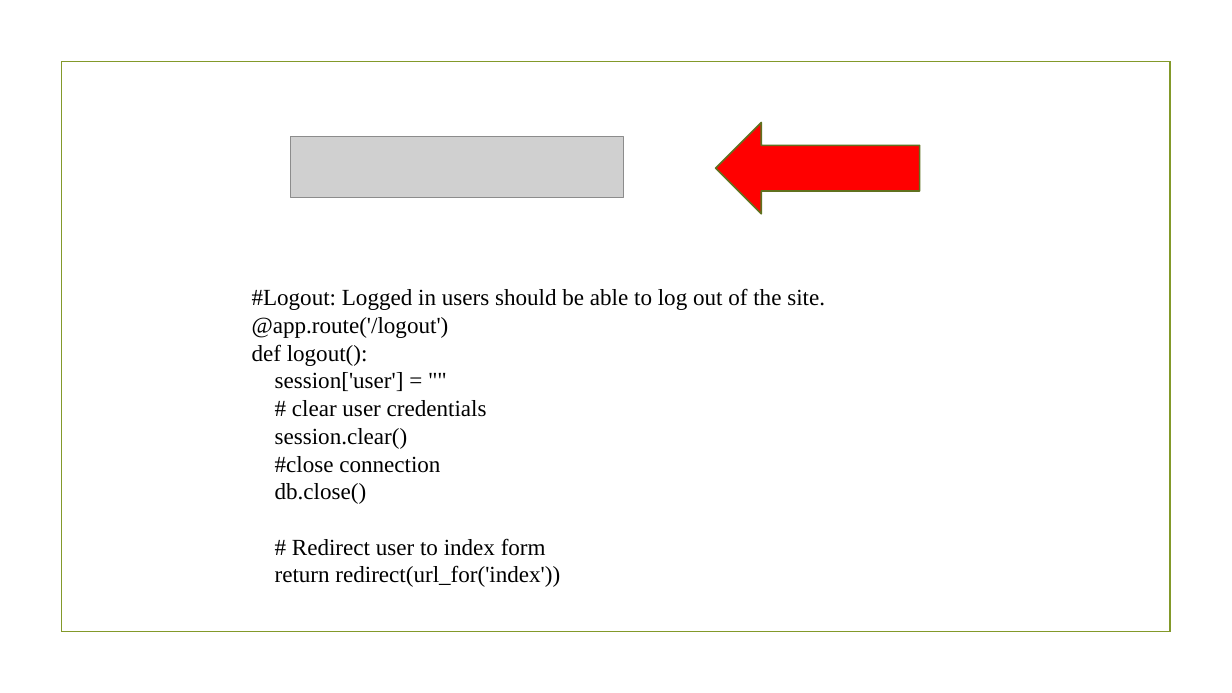
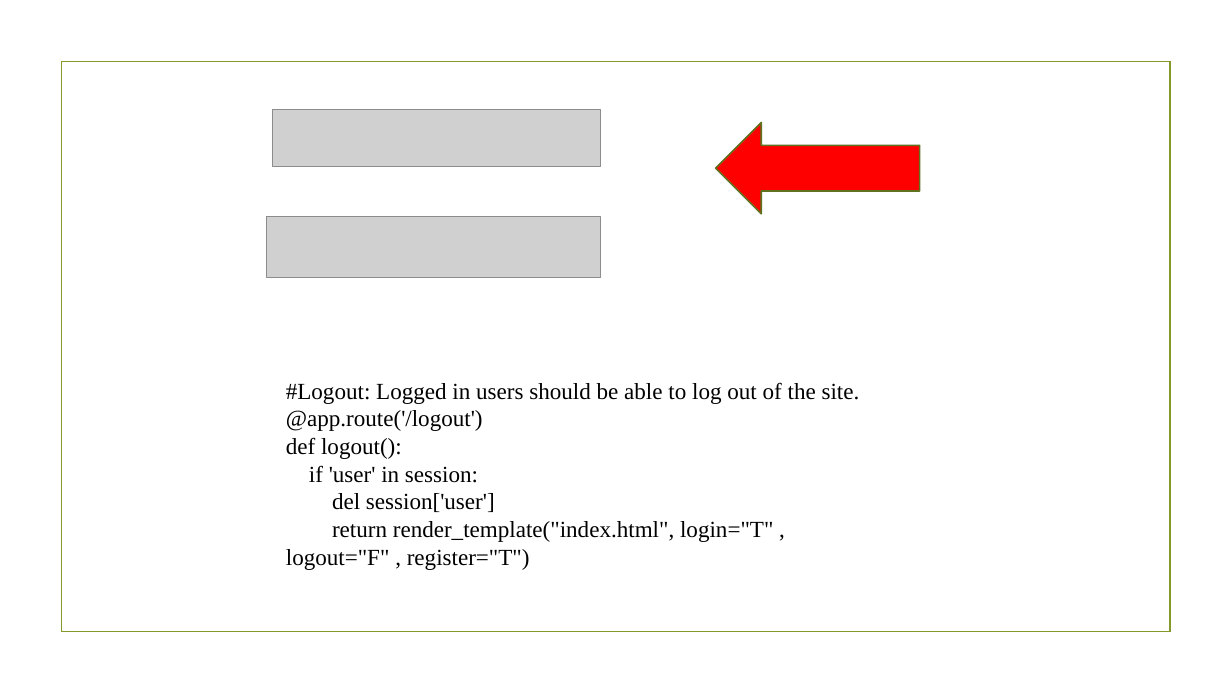
Before and after one commit to gracebcorrea/BOOKS, a slide deck: slide 9 of static/CS50W – Project1.pptx (slide 8 before the commit). Drawn at 1232x693 pixels with LibreOffice and Linux fonts; fonts in the diff are those of the drawing; grey boxes stand for pictures; background and template pictures are left out. Boxes give left, top, right and bottom in pixels: in the first picture for what was removed or moved away, otherwise in the second. Text is boxed around its words. In the diff, an @@ line names an element or a change of style, - is before the commit and + after.

```diff
--- a/static/CS50W – Project1.pptx
+++ b/static/CS50W – Project1.pptx
@@ picture added at bbox=[273, 110, 601, 166] @@
@@ picture: place and size @@
-picture at bbox=[290, 137, 624, 198]
+picture at bbox=[266, 217, 600, 278]
@@ text "#Logout: Logged in users should ...": place and size @@
-text "#Logout: Logged in users should ..." at bbox=[252, 288, 825, 587]
+text "#Logout: Logged in users should ..." at bbox=[286, 382, 860, 570]
@@ text at bbox=[286, 465, 773, 570]: text changed @@
-session['user'] = ""
-# clear user credentials
-session.clear()
-#close connection
-db.close()
-# Redirect user to index form
-return redirect(url_for('index'))
+if 'user' in session:
+del session['user']
+return render_template("index.html", login="T" , logout="F" , register="T")
```
Also in this commit, not shown: 4 slides added, 2 slides removed.
